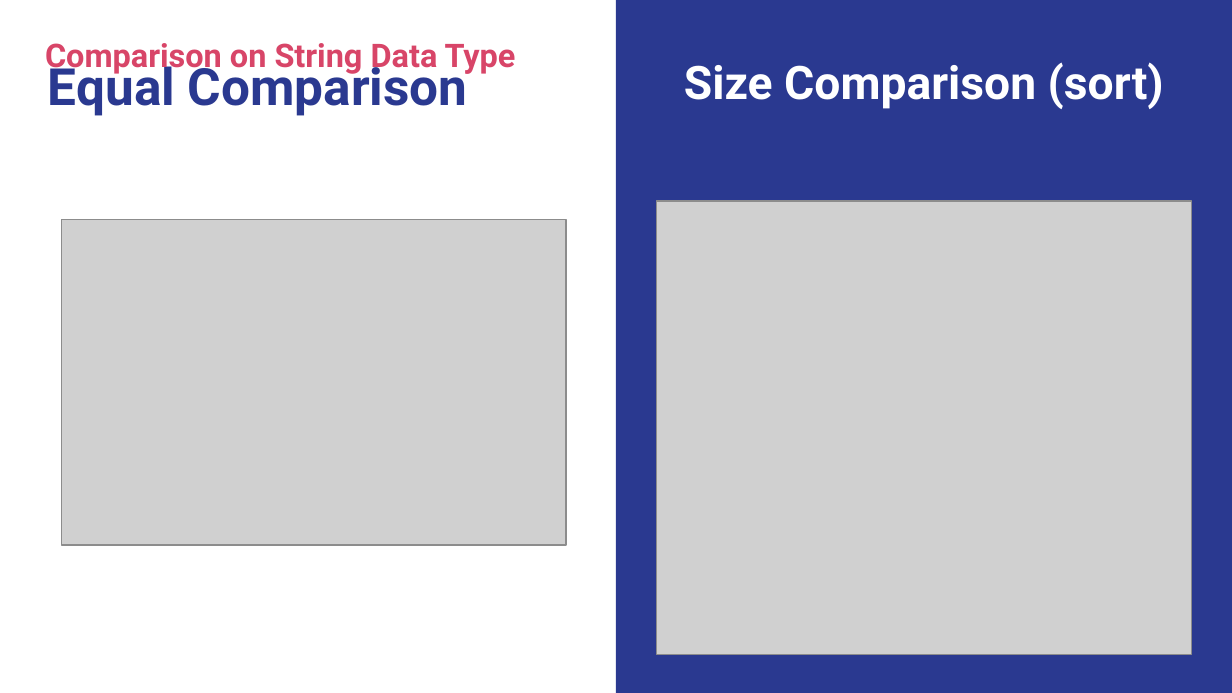
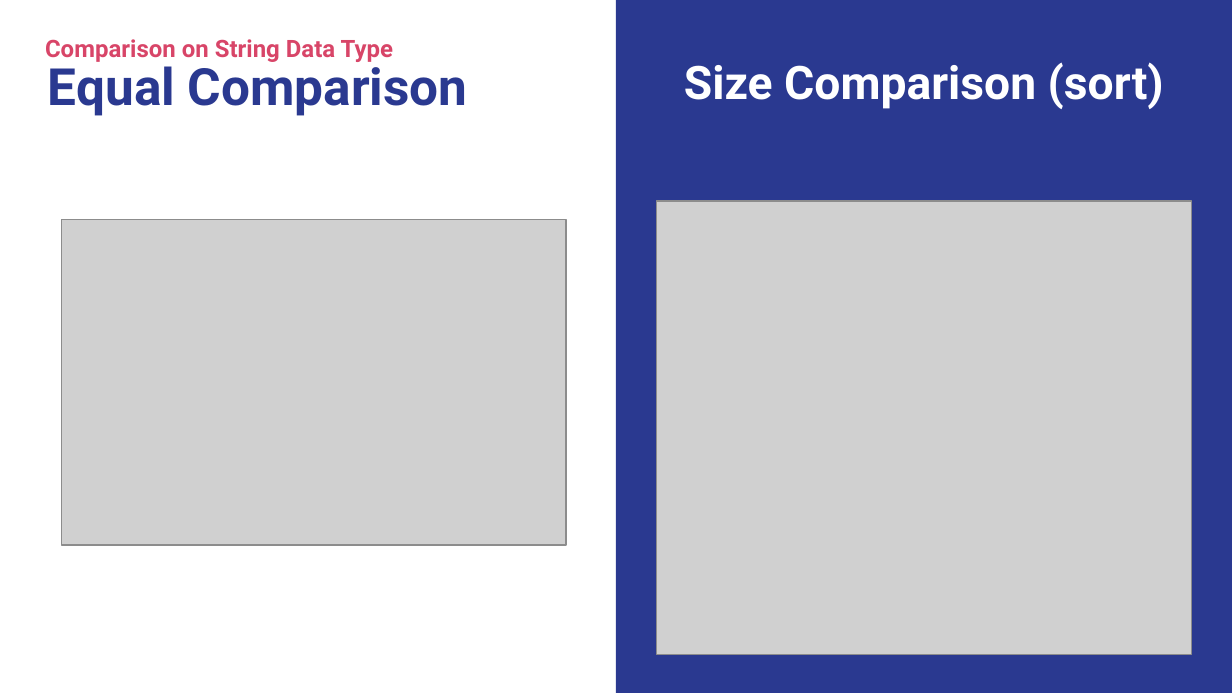
Before and after one commit to wg-training/wg-python-for-data-science-fundamental, a slide deck: slide 14 of slides/05 - Python Operators.pptx. Drawn at 1232x693 pixels with LibreOffice and Linux fonts; fonts in the diff are those of the drawing; grey boxes stand for pictures. Boxes give left, top, right and bottom in pixels: in the first picture for what was removed or moved away, otherwise in the second. Text is boxed around its words. In the diff, an @@ line names an element or a change of style, - is before the commit and + after.

```diff
--- a/slides/05 - Python Operators.pptx
+++ b/slides/05 - Python Operators.pptx
@@ text "Comparison on String Data Type" at [45,39,393,62]: size 19 to 14 pt @@
```
Also in this commit, not shown: 1 other slide changed, 1 slide added.
